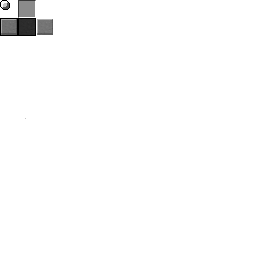
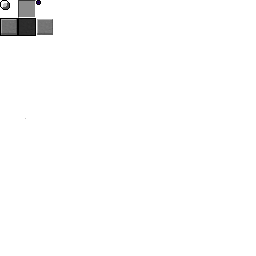
Layered file, before and after one edit (256 × 256). Changes by layer:
painted on "Layer 8(pasted)" over (x1=36, y1=0, x2=41, y2=5)
added layer "Layer 7" above "Layer 1" over (x1=36, y1=0, x2=41, y2=5)
painted on "Layer 1" over (x1=36, y1=0, x2=41, y2=5)
